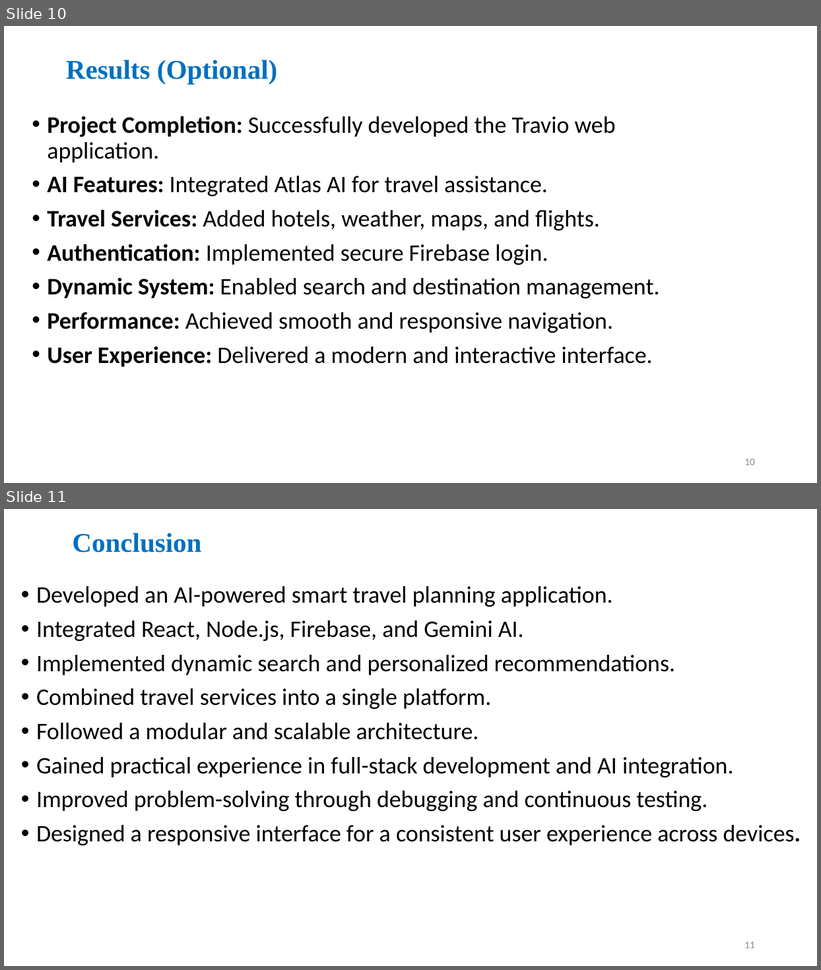
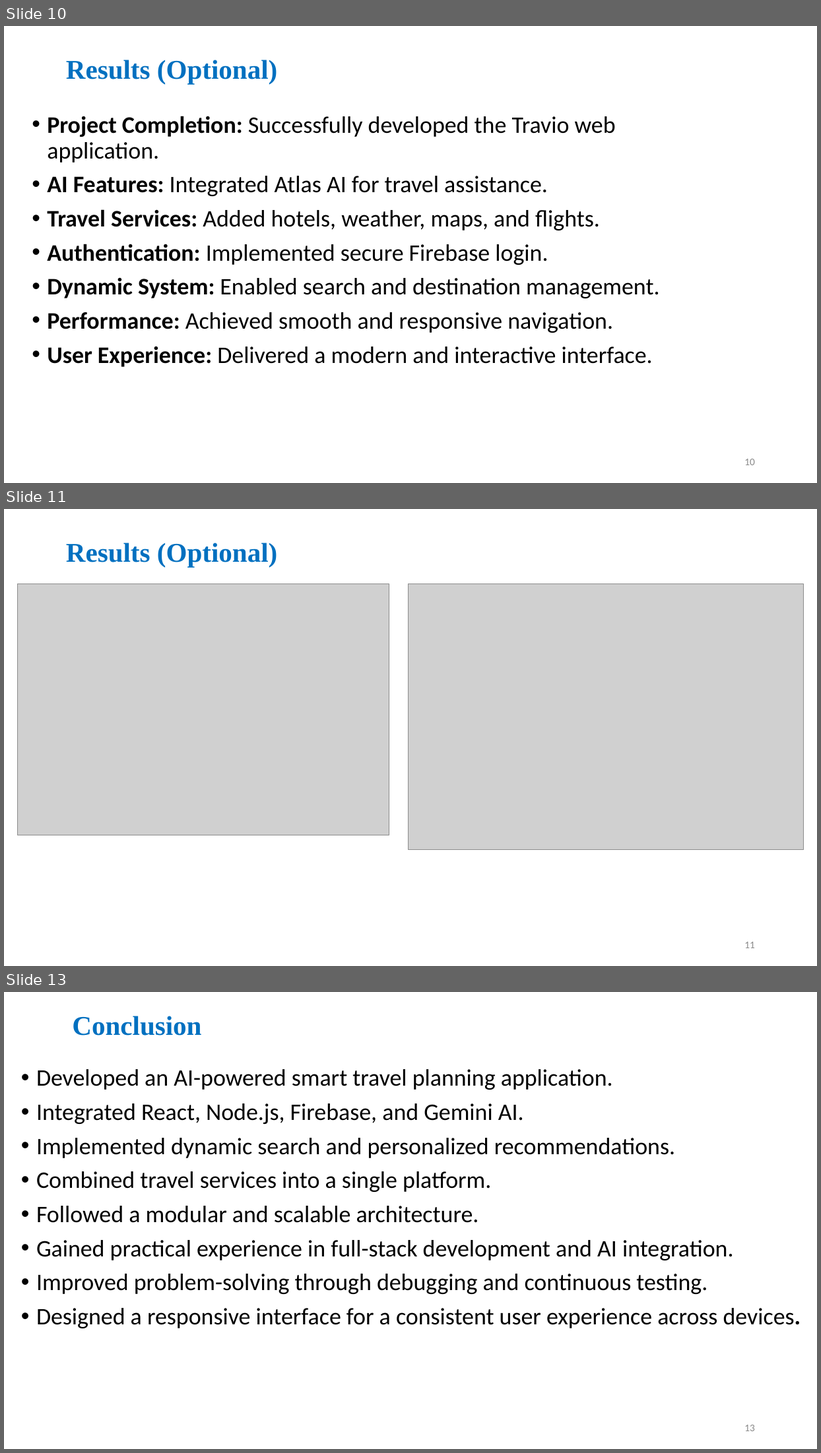
Before and after one commit to bhoomikarakesh4007-droid/Travio, a slide deck: TravioDocuments/Ppt.pptx. Shown one above the other, each under a label of ours: slides 10 and 11 before the commit, slides 10, 11 and 13 after it; the slides between them are not shown. The pictures are 821x970 and 821x1453 pixels, drawn with LibreOffice and Linux fonts; fonts in the diff are those of the drawing; grey boxes stand for pictures; background and template pictures are left out. Boxes give left, top, right and bottom in pixels: in the first picture for what was removed or moved away, otherwise in the second. Text is boxed around its words. In the diff, an @@ line names an element or a change of style, - is before the commit and + after.

```diff
--- a/TravioDocuments/Ppt.pptx
+++ b/TravioDocuments/Ppt.pptx
@@ slide 11 added at (4,509,817,966), background #FFFFFF @@
@@ title added at (66,543,277,567), 32 pt, text #0070C0, bold @@
+Results (Optional)
@@ picture added at (18,584,389,835) @@
@@ picture added at (409,584,804,850) @@
@@ page number added at (745,942,755,949), 12 pt, text #898989 @@
+11
@@ what was slide 11 is now slide 13 @@
@@ page number at (745,1425,755,1432): text changed @@
-11
+13
```
Also in this commit, not shown: 1 slide changed, 1 other slide added.
